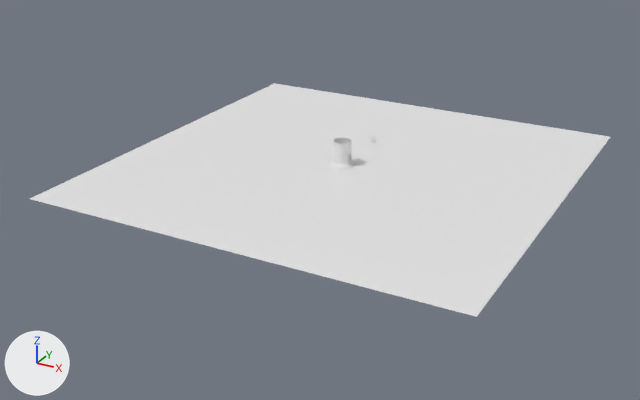
An edit to the Blender file wizard tower.blend, drawn before and after from the same camera.
One viewpoint serves both versions: a camera (50 mm lens) standing at (378.0, -739.0, 322.0) and looking at (-12.0, -31.0, -31.0). Arrows for +X, +Y and +Z are at lower left; the lights stay in place.
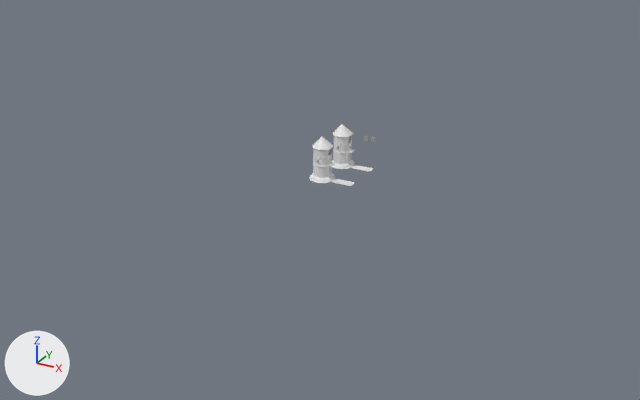
What differs and where, as boxes (x1, y1, x2, y2) in the pictures (640 x 400 px):
'Plane', hidden
    before: (30, 83, 610, 317)
'Cube.007', added
    after: (309, 136, 355, 186)
    faces in mat_frame (white #e7e7e7): (309, 136, 355, 186)

Patch to the scene script:
```diff
--- a/wizard tower.blend.py
+++ b/wizard tower.blend.py
@@ mat_window_frames @@
+mat_window_frames = principled_material('window Frames')
+mat_window_frames.base_color = (0.8, 0.8, 0.8)  # white #e7e7e7
@@ me_cube_007 @@
+me_cube_007.from_pydata(...)  # 5473 vertices, 5432 faces; spans x -4.0..4.0, y -115.0..97.0, z -8.0..4.0
+# faces by material slot: [2252, 3156, 24]
+me_cube_007.materials.append(mat_frame)  # white #e7e7e7
+me_cube_007.materials.append(mat_window_frames)  # white #e7e7e7
+me_cube_007.materials.append(mat_clear_glass)  # white #ffffff
@@ ob_plane @@
 ob_plane.scale = (215.0, 215.0, 215.0)
+ob_plane.hide_set(True)
@@ ob_cube_007 @@
+ob_cube_007 = bpy.data.objects.new('Cube.007', me_cube_007)
+ob_cube_007.location = (4.8, -41.3, 25.3)
+ob_cube_007.rotation_euler = (0.0, 0.0, 1.571)  # degrees (0, 0, 90)
+ob_cube_007.scale = (3.36, 0.217, 3.4)
```
